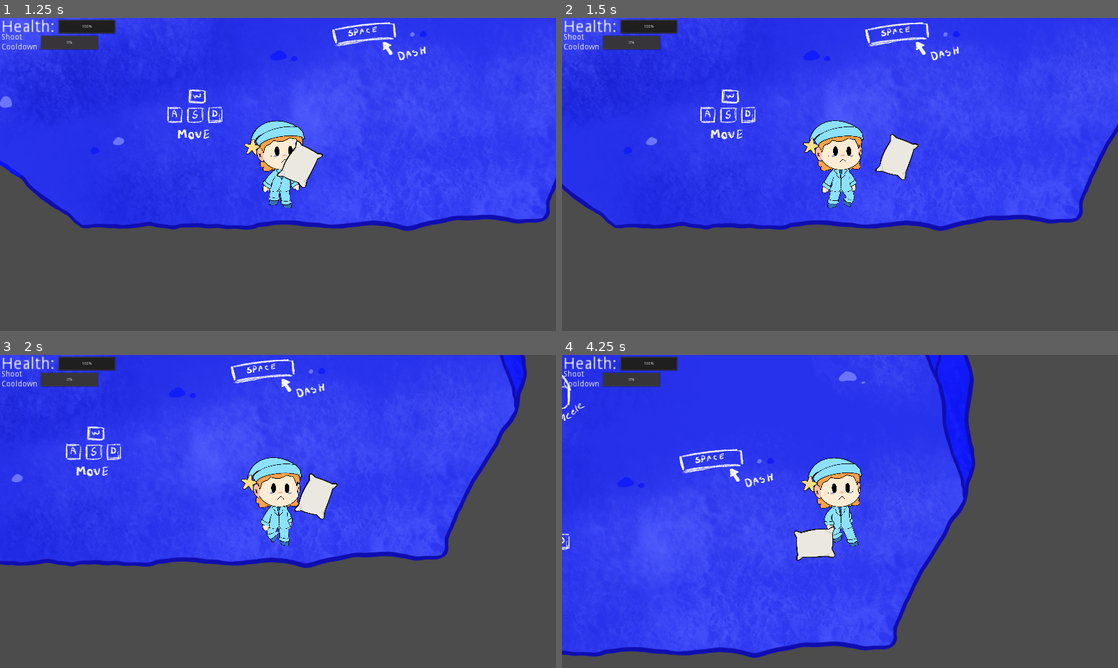
Above: before the commit, frames 1-4 (two rows, left to right).
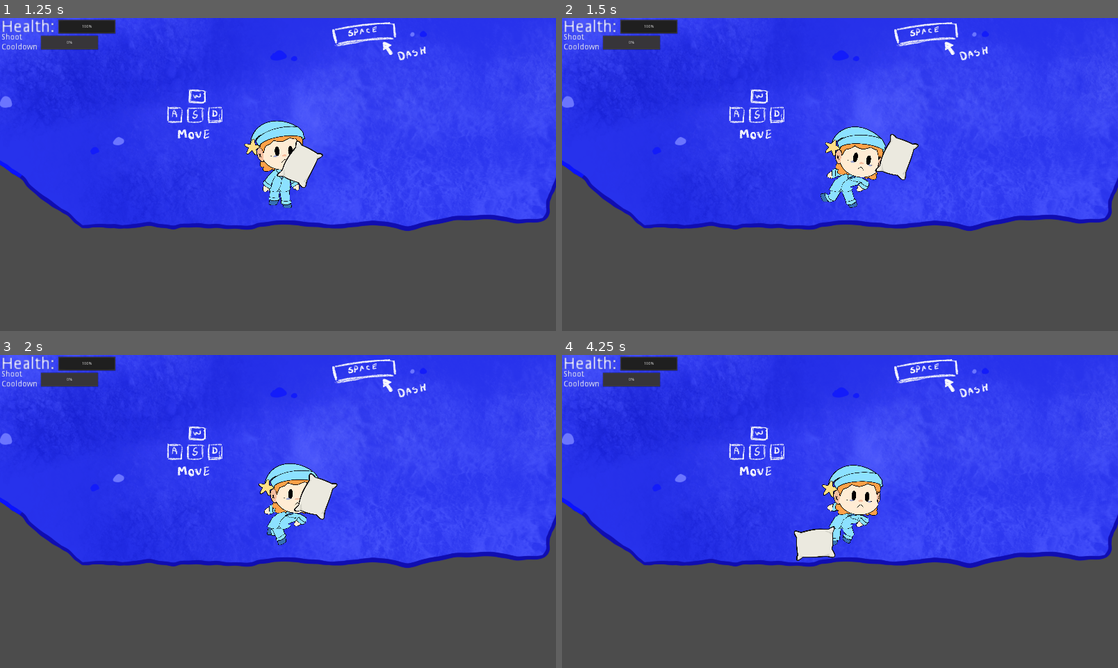
Above: after the commit, the same moments.

Repository: GayFreaks/FiveNightSleep
Game: Godot game, scene res://Main.tscn
Same seed, same stepped clock (60 frames per second), same inputs: the game is played once before the commit and once after it.
Inputs (mouse positions are in pixels of both pictures, inside the frame that each line leads up to):
- Up to frame 1 (1.25 s): click (278, 284) at 0.5 s
- Up to frame 2 (1.5 s): tap Enter at 1.25 s; move the mouse to (962, 158) at 1.27 s; hold D (Move_Right) from 1.28 s (still down); hold Space (Dash, bound only after the commit) from 1.28 s (still down); click (962, 158) at 1.42 s
- Up to frame 3 (2 s): keep holding D (Move_Right); keep holding Space (Dash, bound only after the commit)
- Up to frame 4 (4.25 s): move the mouse to (728, 527) at 2.02 s; release D (Move_Right) at 2.03 s; release Space (Dash, bound only after the commit) at 2.03 s; hold S (Move_Down) 2.03-2.78 s; tap Space (Dash, bound only after the commit) at 2.1, 3.6 s; move the mouse to (895, 442) at 2.77 s; hold D (Move_Right) 2.78-3.53 s; hold Space (Dash, bound only after the commit) 2.78-3.53 s; move the mouse to (812, 574) at 3.52 s; hold W (Move_Up) from 3.53 s (still down); click (812, 574) at 3.67 s

Frame 1 is identical in both runs. In frame 2, 7.4% of the frame differs, in the area x 0-100%, y 1-68%; in frame 3, 16%; in frame 4, 47%, in the area x 0-100%, y 0-97%.

Commit message:
Reset HP with main and add dash prelim

Diff:
--- a/Levels/Level1.tscn
+++ b/Levels/Level1.tscn
@@ -14,6 +14,7 @@
 texture = ExtResource( 1 )
 
 [node name="StaticBody2D" type="StaticBody2D" parent="."]
+visible = false
 __meta__ = {
 "_edit_group_": true,
 "_edit_lock_": true
--- a/Scripts/Player.gd
+++ b/Scripts/Player.gd
@@ -16,6 +16,7 @@
 
 var weapon_index = 0
 var current_weapon = null
+var dashing = false
 
 var speed = 500  # speed in pixels/sec
 var velocity = Vector2.ZERO
@@ -78,13 +79,21 @@
 				if current_weapon != null:
 					current_weapon.thrust()
 
+	if event.is_action_pressed("Dash") && not dashing:
+		dashing = true
+
+
 func _physics_process(_delta):
 	velocity = Vector2.ZERO
-	velocity = get_input().normalized() * speed
+	if not dashing:
+		velocity = get_input().normalized() * speed
 	velocity = move_and_slide(velocity)
 
-	if round(velocity.length()) != 0:
-		animation.play("JimmyWalk")
+	if not dashing:
+		if round(velocity.length()) != 0:
+			animation.play("JimmyWalk")
+	else:
+		animation.play("JimmyDash")
 
 	cooldown_display.value = cooldown.time_left/cooldown.wait_time
 
@@ -97,4 +106,5 @@
 	health_bar.value = state.player_health
 
 func _on_DeathButton_pressed():
+	state.player_health = 100
 	loader.goto_scene_path("res://Main.tscn")
--- a/project.godot
+++ b/project.godot
@@ -80,6 +80,11 @@
 "events": [ Object(InputEventKey,"resource_local_to_scene":false,"resource_name":"","device":0,"alt":false,"shift":false,"control":false,"meta":false,"command":false,"pressed":false,"scancode":68,"physical_scancode":0,"unicode":0,"echo":false,"script":null)
  ]
 }
+Dash={
+"deadzone": 0.5,
+"events": [ Object(InputEventKey,"resource_local_to_scene":false,"resource_name":"","device":0,"alt":false,"shift":false,"control":false,"meta":false,"command":false,"pressed":false,"scancode":32,"physical_scancode":0,"unicode":0,"echo":false,"script":null)
+ ]
+}
 
 [layer_names]
 
